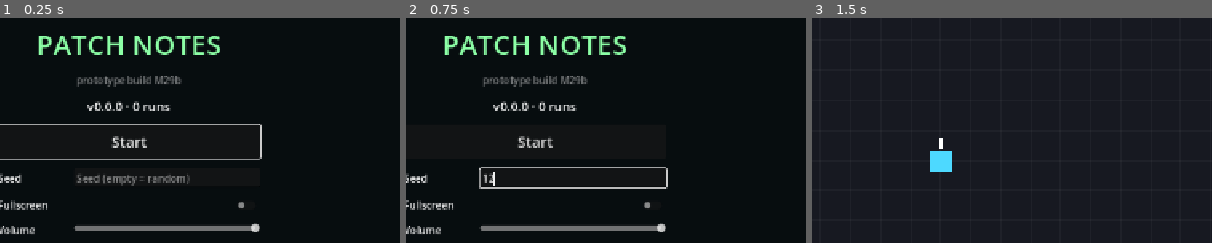
Above: before the commit, frames 1-3 (left to right).
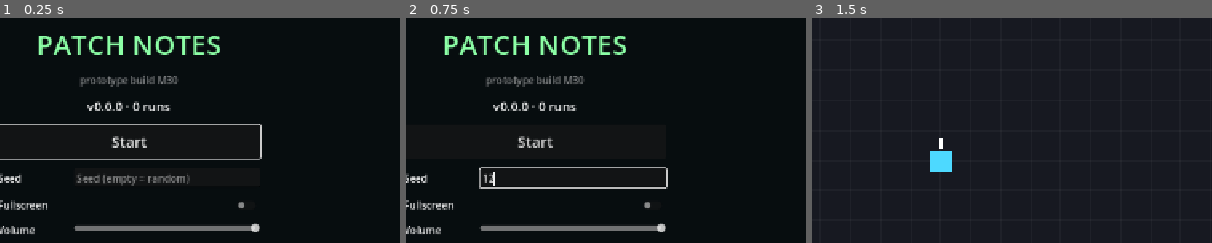
Above: after the commit, the same moments.

Repository: mrafael1/PatchNote
Game: Godot game, scene res://ui/start_screen.tscn
Same seed, same stepped clock (60 frames per second), same inputs: the game is played once before the commit and once after it.
Inputs (mouse positions are % of the whole screen's width and height, from its top left):
- Up to frame 1 (0.25 s): no input
- Up to frame 2 (0.75 s): click (55, 57) at 0.52 s; type "12" at 0.6 s
- Up to frame 3 (1.5 s): click "Start" at 1.25 s
The pictures show only the part of the screen within x 34-84%, y 22-72%; the shares and areas given below are measured in that part.

The runs differ from the first frame. In frame 1, 0.6% of the frame differs, in the area x 19-46%, y 25-31%; in frame 2, 0.6%; in frame 3, nothing differs.

Commit message:
M30: look tier 1, the playtest build
- The 3 tier 1 takes are tuned apart (each differs from the others in at least
  3 juice fields and keeps tier 0's palette). punchy: shake, muzzle and screen
  flash. clean: thin tracers, few particles. arcade: long tracers, 2x the
  particles, huge kill pops. LookPreset gains trail_scale.
- tools/mockup_capture.gd (needs a window) plays the same seeded fight per take
  and saves the busiest frame, cropped around the player, as
  devsession/stills/look_1_<take>.png. look_1 now shows these instead of the
  gradient placeholders.
- spawn_tank_chance 0.15 -> 0.08: with every change shipped, the mortal
  median was -27%. Split by enemy: tank -25%, bomber -10%. Tank HP 8 did not
  help; the spawn chance did.
- Boot lines name the save's version and the run's genre. export.ps1 requires
  them, checks that the smoke boot is on the inert save, and ships PLAYTEST.md
  (the G11 sheet) next to the exe.
- Fix: the muzzle flash no longer errors on a fired event with no velocity.

Numbers (bot, --fresh --ship=..., seeds 1-16): invincible, all shipped:
181.1 s (M28 181.1); mortal, all shipped: 109.7 s (M28 108.9, +0.7%);
parity, starter enemies: 4-starter pool 108.9 s vs 7-small pool 102.6 s
(-6%).

Co-Authored-By: Claude Opus 5.5 <noreply@anthropic.com>

Diff:
--- a/core/tuning.gd
+++ b/core/tuning.gd
@@ -70,7 +70,7 @@
 var spawn_ramp_time := 120.0
 var spawn_min_distance := 8.0 * TILE
 var spawn_shooter_chance := 0.25
-var spawn_tank_chance := 0.15
+var spawn_tank_chance := 0.08   # M30: 0.15 cut the all-shipped mortal median by 27% (PLAN v5 4.9)
 var spawn_tank_delay := 30.0
 var spawn_bomber_chance := 0.12
 var spawn_bomber_delay := 40.0
--- a/devsession/changes/look_1.tres
+++ b/devsession/changes/look_1.tres
@@ -1,65 +1,36 @@
-[gd_resource type="Resource" script_class="Change" load_steps=15 format=3]
+[gd_resource type="Resource" script_class="Change" load_steps=12 format=3]
 
 [ext_resource type="Script" path="res://devsession/change.gd" id="1"]
 [ext_resource type="Script" path="res://devsession/mockup_take.gd" id="2"]
 [ext_resource type="Resource" path="res://systems/looks/look_1_punchy.tres" id="3"]
 [ext_resource type="Resource" path="res://systems/looks/look_1_clean.tres" id="4"]
 [ext_resource type="Resource" path="res://systems/looks/look_1_arcade.tres" id="5"]
-
-[sub_resource type="Gradient" id="grad_punchy"]
-colors = PackedColorArray(0.08, 0.09, 0.12, 1, 0.95, 0.3, 0.3, 1)
-
-[sub_resource type="GradientTexture2D" id="still_punchy"]
-gradient = SubResource("grad_punchy")
-width = 480
-height = 270
-fill = 1
-fill_from = Vector2(0.5, 0.5)
-fill_to = Vector2(1, 1)
-
-[sub_resource type="Gradient" id="grad_clean"]
-colors = PackedColorArray(0.08, 0.09, 0.12, 1, 0.4, 0.85, 1, 1)
-
-[sub_resource type="GradientTexture2D" id="still_clean"]
-gradient = SubResource("grad_clean")
-width = 480
-height = 270
-fill_from = Vector2(0, 1)
-fill_to = Vector2(1, 0)
-
-[sub_resource type="Gradient" id="grad_arcade"]
-colors = PackedColorArray(0.08, 0.09, 0.12, 1, 1, 0.95, 0.5, 1)
-
-[sub_resource type="GradientTexture2D" id="still_arcade"]
-gradient = SubResource("grad_arcade")
-width = 480
-height = 270
-fill = 2
-fill_from = Vector2(0.5, 0.5)
-fill_to = Vector2(0.5, 0)
+[ext_resource type="Texture2D" path="res://devsession/stills/look_1_punchy.png" id="6"]
+[ext_resource type="Texture2D" path="res://devsession/stills/look_1_clean.png" id="7"]
+[ext_resource type="Texture2D" path="res://devsession/stills/look_1_arcade.png" id="8"]
 
 [sub_resource type="Resource" id="take_punchy"]
 script = ExtResource("2")
 id = &"punchy"
 title = "Punchy"
-line = "Heavy hits: full screen shake, and time stops for a frame on every hit."
-image = SubResource("still_punchy")
+line = "Heavy hits: screen shake, a muzzle flash on every shot, a white flash on explosions, and time stops for a frame on every hit."
+image = ExtResource("6")
 preset = ExtResource("3")
 
 [sub_resource type="Resource" id="take_clean"]
 script = ExtResource("2")
 id = &"clean"
 title = "Clean"
-line = "A light touch: little shake, fewer particles, a very short hit stop."
-image = SubResource("still_clean")
+line = "A light touch: thin tracers, few particles, barely any shake, a very short hit stop."
+image = ExtResource("7")
 preset = ExtResource("4")
 
 [sub_resource type="Resource" id="take_arcade"]
 script = ExtResource("2")
 id = &"arcade"
 title = "Arcade"
-line = "Everything louder: big kill pops, lots of particles, more shake, a longer hit stop."
-image = SubResource("still_arcade")
+line = "Everything louder: long tracers, huge kill pops, twice the particles, flashes, more shake and the longest hit stop."
+image = ExtResource("8")
 preset = ExtResource("5")
 
 [resource]
--- a/entities/projectile.gd
+++ b/entities/projectile.gd
@@ -25,21 +25,23 @@
 var _age := 0.0
 var _dead := false
 var _trail := false
+var _trail_scale := 1.0
 
 
 func _ready() -> void:
 	($Visual as RectVisual).color = COLOR_PLAYER if faction == &"player" else COLOR_ENEMY
 	rotation = velocity.angle()
 	_trail = faction == &"player" and Look.preset.trail   # presentation only (PLAN v5 1.7)
+	_trail_scale = Look.preset.trail_scale
 	RunState.register_entity(self, kind)
 
 
 func _draw() -> void:
 	if not _trail:
 		return
-	var length := minf(velocity.length() * TRAIL_SECONDS, TRAIL_MAX)
+	var length := minf(velocity.length() * TRAIL_SECONDS, TRAIL_MAX) * _trail_scale
 	draw_polyline_colors(PackedVector2Array([Vector2(-length, 0), Vector2.ZERO]),
-			PackedColorArray([Color(COLOR_PLAYER, 0.0), Color(COLOR_PLAYER, 0.6)]), 4.0, true)
+			PackedColorArray([Color(COLOR_PLAYER, 0.0), Color(COLOR_PLAYER, 0.6)]), 4.0 * _trail_scale, true)
 
 
 func _physics_process(delta: float) -> void:
--- a/main.gd
+++ b/main.gd
@@ -5,7 +5,7 @@
 ## and hands the run itself to the genre: arena, world, player, camera, spawner and
 ## pacing all live in the Genre node it builds. It never branches on a genre id.
 
-const BUILD := "M29b"
+const BUILD := "M30"
 
 ## Survive scene reloads: F5 restarts the same seed, "New build" keeps the genre.
 static var next_seed := -1
@@ -43,13 +43,11 @@
 
 
 func _ready() -> void:
-	var v: Dictionary = Engine.get_version_info()
-	print("[boot] Patch Notes %s, Godot %s.%s.%s" % [BUILD, v.major, v.minor, v.patch])
-
 	var run_seed := next_seed if next_seed >= 0 else int(randi() % 1000000)
 	next_seed = -1
 	RunState.reset(run_seed, next_genre)
 	next_genre = &""
+	print(boot_line())
 	Look.use(Unlocks.look())   # the save's look (PLAN v5 1.7); punchy while inert
 
 	var def := GenreDB.get_genre(RunState.genre)
@@ -120,6 +118,17 @@
 
 
 ## Debug wave (F-key, screenshots): the genre's own, if it has one.
+## "[boot] Patch Notes M30, game v0.1.2, genre <id> (playable: <ids>), Godot 4.7.0":
+## the build, the save's version and the run's genre, for the export check and bug
+## reports (PLAN v5 M30).
+static func boot_line() -> String:
+	var v: Dictionary = Engine.get_version_info()
+	return "[boot] Patch Notes %s, game %s, genre %s (playable: %s), Godot %s.%s.%s" % [BUILD,
+			SaveGame.version().label(), RunState.genre,
+			", ".join(GenreDB.playable_ids().map(func(g: StringName) -> String: return String(g))),
+			v.major, v.minor, v.patch]
+
+
 func spawn_wave(count := -1) -> void:
 	if genre.has_method(&"spawn_wave"):
 		if count < 0:
--- a/systems/feedback.gd
+++ b/systems/feedback.gd
@@ -109,8 +109,11 @@
 	if not Look.preset.muzzle_flash or not is_instance_valid(projectile) \
 			or projectile.get(&"faction") != &"player":
 		return
-	var dir: Vector2 = projectile.get(&"velocity")
-	burst((projectile as Node2D).global_position, MUZZLE, 4, 80.0, 200.0, 0.08, 5.0, dir.normalized(), 25.0)
+	var velocity: Variant = projectile.get(&"velocity")
+	if not projectile is Node2D or not velocity is Vector2:
+		return   # a test's stand-in shot: no direction to flash along
+	burst((projectile as Node2D).global_position, MUZZLE, 4, 80.0, 200.0, 0.08, 5.0,
+			(velocity as Vector2).normalized(), 25.0)
 
 
 ## The kill confirmation, in every look: never skipped by the effect cap.
@@ -130,7 +133,8 @@
 ## or once the player is dead (the report is never slowed). The clear is bound to
 ## RunState, so it runs even if this node is gone by then.
 func hit_stop(seconds: float) -> void:
-	if seconds <= 0.0 or RunState.has_time_factor(&"hit_stop") or not is_inside_tree() 			or RunState.rules.turn_based or _player_dead():
+	if seconds <= 0.0 or RunState.has_time_factor(&"hit_stop") or not is_inside_tree() \
+			or RunState.rules.turn_based or _player_dead():
 		return
 	RunState.set_time_factor(&"hit_stop", 0.0)
 	get_tree().create_timer(seconds, true, false, true).timeout.connect(
--- a/systems/look_preset.gd
+++ b/systems/look_preset.gd
@@ -12,6 +12,7 @@
 @export var muzzle_flash := false   ## a flash at the player's muzzle on each shot
 @export var kill_pop_scale := 1.0   ## the kill ring's size
 @export var trail := false          ## player projectiles draw a streak behind them
+@export var trail_scale := 1.0      ## the streak's length and width (with `trail`)
 @export var screen_flash := false   ## a short white flash on explosions
 ## 4 colours: background, walls, the player, accents. Tier 1 shares tier 0's (1.7).
 @export var palette: Array[Color] = []
--- a/systems/looks/look_1_arcade.tres
+++ b/systems/looks/look_1_arcade.tres
@@ -6,11 +6,12 @@
 script = ExtResource("1")
 tier = 1
 take = &"arcade"
-shake_scale = 1.5
-particle_scale = 1.8
+shake_scale = 1.6
+particle_scale = 2.0
 hit_stop = 0.1
-muzzle_flash = false
-kill_pop_scale = 1.7
-trail = false
-screen_flash = false
+muzzle_flash = true
+kill_pop_scale = 1.9
+trail = true
+trail_scale = 1.8
+screen_flash = true
 palette = Array[Color]([Color(0.08, 0.09, 0.12, 1), Color(0.32, 0.36, 0.45, 1), Color(0.4, 0.85, 1, 1), Color(1, 0.95, 0.5, 1)])
--- a/systems/looks/look_1_clean.tres
+++ b/systems/looks/look_1_clean.tres
@@ -6,11 +6,12 @@
 script = ExtResource("1")
 tier = 1
 take = &"clean"
-shake_scale = 0.35
-particle_scale = 0.6
-hit_stop = 0.04
+shake_scale = 0.25
+particle_scale = 0.5
+hit_stop = 0.03
 muzzle_flash = false
-kill_pop_scale = 1.0
-trail = false
+kill_pop_scale = 0.9
+trail = true
+trail_scale = 0.6
 screen_flash = false
 palette = Array[Color]([Color(0.08, 0.09, 0.12, 1), Color(0.32, 0.36, 0.45, 1), Color(0.4, 0.85, 1, 1), Color(1, 0.95, 0.5, 1)])
--- a/systems/looks/look_1_punchy.tres
+++ b/systems/looks/look_1_punchy.tres
@@ -9,8 +9,8 @@
 shake_scale = 1.0
 particle_scale = 1.0
 hit_stop = 0.08
-muzzle_flash = false
+muzzle_flash = true
 kill_pop_scale = 1.3
 trail = false
-screen_flash = false
+screen_flash = true
 palette = Array[Color]([Color(0.08, 0.09, 0.12, 1), Color(0.32, 0.36, 0.45, 1), Color(0.4, 0.85, 1, 1), Color(1, 0.95, 0.5, 1)])
--- a/tests/gut/test_readability.gd
+++ b/tests/gut/test_readability.gd
@@ -336,3 +336,30 @@
 	var length := Tuning.first_prompt_min_gap + Tuning.prompt_min_gap * (Tuning.prompts_per_run - 1) \
 			+ Tuning.rc_duration
 	assert_between(length, 170.0, 200.0, "~3 min of game time")
+
+
+## M30 (PLAN v5 1.7): the 3 tier 1 takes are tuned apart. Each differs from each other
+## in at least 3 juice fields and keeps tier 0's palette (palettes are tier 2).
+func test_the_tier_1_takes_differ_in_at_least_3_juice_fields() -> void:
+	const FIELDS := ["shake_scale", "particle_scale", "hit_stop", "muzzle_flash", "kill_pop_scale",
+			"trail", "trail_scale", "screen_flash"]
+	var tier_0: LookPreset = load(Look.TIER_0)
+	var takes: Array[LookPreset] = []
+	for take in ["punchy", "clean", "arcade"]:
+		var p: LookPreset = load(Look.path_for(1, take))
+		assert_eq(p.palette, tier_0.palette, "%s keeps tier 0's palette" % take)
+		takes.append(p)
+	for i in takes.size():
+		for j in range(i + 1, takes.size()):
+			var differ := FIELDS.filter(func(f: String) -> bool: return takes[i].get(f) != takes[j].get(f))
+			assert_gte(differ.size(), 3, "%s vs %s: %s" % [takes[i].take, takes[j].take, differ])
+
+
+## The look mockup's cards show stills captured from the game (tools/mockup_capture.gd),
+## not placeholders, one per take, each named after its take.
+func test_the_look_mockup_shows_captured_stills() -> void:
+	var change: Change = ChangeDB.get_change(&"look_1")
+	for take: MockupTake in change.takes:
+		assert_eq(take.image.resource_path, "res://devsession/stills/look_1_%s.png" % take.id)
+		assert_eq(take.image.get_size(), Vector2(480, 270))
+		assert_eq((take.preset as LookPreset).take, take.id)
--- /dev/null
+++ b/tools/mockup_capture.gd
@@ -0,0 +1,127 @@
+extends SceneTree
+## Captures the stills of a mockup change's takes (PLAN v5 1.6, 4.3, M30): for each
+## take, the same seeded fight is played with that take's look, and the frame with the
+## most effects on screen is saved as the take's still. Needs a real window (the
+## headless renderer draws nothing):
+##
+##   godot --path . -s tools/mockup_capture.gd -- [change id, default look_1]
+##
+## Writes res://devsession/stills/<change>_<take>.png (480x270). Run
+## `godot --headless --path . --import` after it, then commit the PNGs. The change's
+## .tres points at these files. Not part of the game.
+
+const SEED := 7
+const WAVES := 3
+const WAVE_SIZE := 12
+const FRAMES_WARM := 240     ## the bot fights before the capture window opens
+const FRAMES_WINDOW := 240   ## the busiest frame in this window is kept
+const ZOOM := 2.0            ## the still is the screen around the player, this much closer
+const STILL_SIZE := Vector2i(480, 270)
+const OUT_DIR := "res://devsession/stills/"
+## Explosions on hit, so a still shows bursts and (in looks that have it) the flash.
+const SHOT_PATCH := &"explode_on_hit"
+
+
+func _initialize() -> void:
+	_run.call_deferred()
+
+
+func _run() -> void:
+	if DisplayServer.get_name() == "headless":
+		print("[capture] FAILED: needs a window, run without --headless")
+		quit(1)
+		return
+	var args := OS.get_cmdline_user_args()
+	var change_id := StringName(args[0]) if args.size() > 0 else &"look_1"
+	var change: Resource = root.get_node("ChangeDB").get_change(change_id)
+	if change == null or (change.get(&"takes") as Array).is_empty():
+		print("[capture] FAILED: %s is not a mockup change" % change_id)
+		quit(1)
+		return
+	DirAccess.make_dir_recursive_absolute(ProjectSettings.globalize_path(OUT_DIR))
+	var failures := 0
+	for take: Resource in change.get(&"takes"):
+		var path := OUT_DIR + "%s_%s.png" % [change_id, take.get(&"id")]
+		var image := await _capture(take.get(&"preset"))
+		var err := image.save_png(path)
+		if err != OK:
+			failures += 1
+		print("[capture] %s -> %s (%s)" % [take.get(&"id"), ProjectSettings.globalize_path(path), error_string(err)])
+	quit(1 if failures > 0 else 0)
+
+
+## Plays the seeded fight with `preset` as the look; returns the busiest frame.
+func _capture(preset: Resource) -> Image:
+	var look: GDScript = load("res://systems/look.gd")
+	var main_script: GDScript = load("res://main.gd")
+	main_script.set(&"next_seed", SEED)
+	var game: Node = load("res://main.tscn").instantiate()
+	root.add_child(game)
+	current_scene = game
+	await physics_frame
+	await physics_frame
+	look.set(&"preset", preset)   # after main.gd applied the save's look: the take under test
+	for child in game.get_children():
+		if child is CanvasLayer and child.get_script() and child.get_script().get_global_name() == &"Hud":
+			child.visible = false   # a still shows the game, not the save's version
+	var run_state := root.get_node("RunState")
+	run_state.invincible = true
+	game.player.set_bot(true)
+	game.director.enabled = false
+	var m: Resource = root.get_node("MutationDB").get_mutation(SHOT_PATCH)
+	if m:
+		run_state.apply(m, true)
+	var best: Image = null
+	var best_score := -1
+	for f in FRAMES_WARM + FRAMES_WINDOW:
+		if f % (FRAMES_WARM / WAVES) == 0 and f < FRAMES_WARM:
+			game.spawn_wave(WAVE_SIZE)
+		await physics_frame
+		if f < FRAMES_WARM:
+			continue
+		await process_frame
+		var score := _score(game)
+		if score > best_score:
+			best_score = score
+			best = _crop(game)
+	print("[capture] %s:%s busiest frame: score %d" % [preset.get(&"tier"), preset.get(&"take"), best_score])
+	game.queue_free()
+	current_scene = null
+	await process_frame
+	run_state.reset(0)
+	return best
+
+
+## What a still around the player would show: bursts and projectiles count 1, kill
+## pops 3. A frame where the player blinks (just hit) is worth nothing.
+func _score(game: Node) -> int:
+	var player: Node2D = game.player
+	if player.modulate.a < 1.0:
+		return -1
+	var view := root.get_visible_rect().size / ZOOM
+	var zoom: Vector2 = game.camera.zoom
+	var half := Vector2(view.x, view.x * STILL_SIZE.y / STILL_SIZE.x) / 2.0 / zoom
+	var area := Rect2(player.global_position - half, half * 2.0)
+	var n := 0
+	for child in game.get(&"world").get_children():
+		if not child is Node2D or not area.has_point((child as Node2D).global_position):
+			continue
+		var script: Script = child.get_script()
+		var name := script.get_global_name() if script else &""
+		if name == &"KillPop":
+			n += 3
+		elif child is CPUParticles2D or child.get(&"faction") == &"player":
+			n += 1
+	return n
+
+
+## The screen around the player, ZOOM times closer, at STILL_SIZE.
+func _crop(game: Node) -> Image:
+	var image := root.get_texture().get_image()
+	var screen := Vector2(image.get_size())
+	var at: Vector2 = game.player.get_global_transform_with_canvas().origin * screen / root.get_visible_rect().size
+	var size := Vector2(screen.x / ZOOM, screen.x / ZOOM * STILL_SIZE.y / STILL_SIZE.x)
+	var corner := (at - size / 2.0).clamp(Vector2.ZERO, screen - size)
+	var out := image.get_region(Rect2i(Vector2i(corner), Vector2i(size)))
+	out.resize(STILL_SIZE.x, STILL_SIZE.y, Image.INTERPOLATE_LANCZOS)
+	return out
--- a/ui/start_screen.gd
+++ b/ui/start_screen.gd
@@ -34,9 +34,10 @@
 
 
 func _ready() -> void:
-	print("[boot] Patch Notes %s, start screen" % Main.BUILD)
 	if uses_real_save():
 		SaveGame.use_snapshot(SaveGame.DEFAULT_PATH)
+	print("[boot] Patch Notes %s, start screen, game %s, %s" % [Main.BUILD, SaveGame.version().label(),
+			"real save" if uses_real_save() else "inert save"])
 	set_anchors_and_offsets_preset(Control.PRESET_FULL_RECT)
 
 	var bg := ColorRect.new()
Binary file added: devsession/stills/look_1_arcade.png
Not shown, added: devsession/stills/look_1_arcade.png.import
Binary file added: devsession/stills/look_1_clean.png
Not shown, added: devsession/stills/look_1_clean.png.import
Binary file added: devsession/stills/look_1_punchy.png
Not shown, added: devsession/stills/look_1_punchy.png.import
Not shown, added: tools/mockup_capture.gd.uid
Not shown, changed: PLAN.md
Not shown, added: PLAYTEST.md
Not shown, changed: tools/export.ps1
